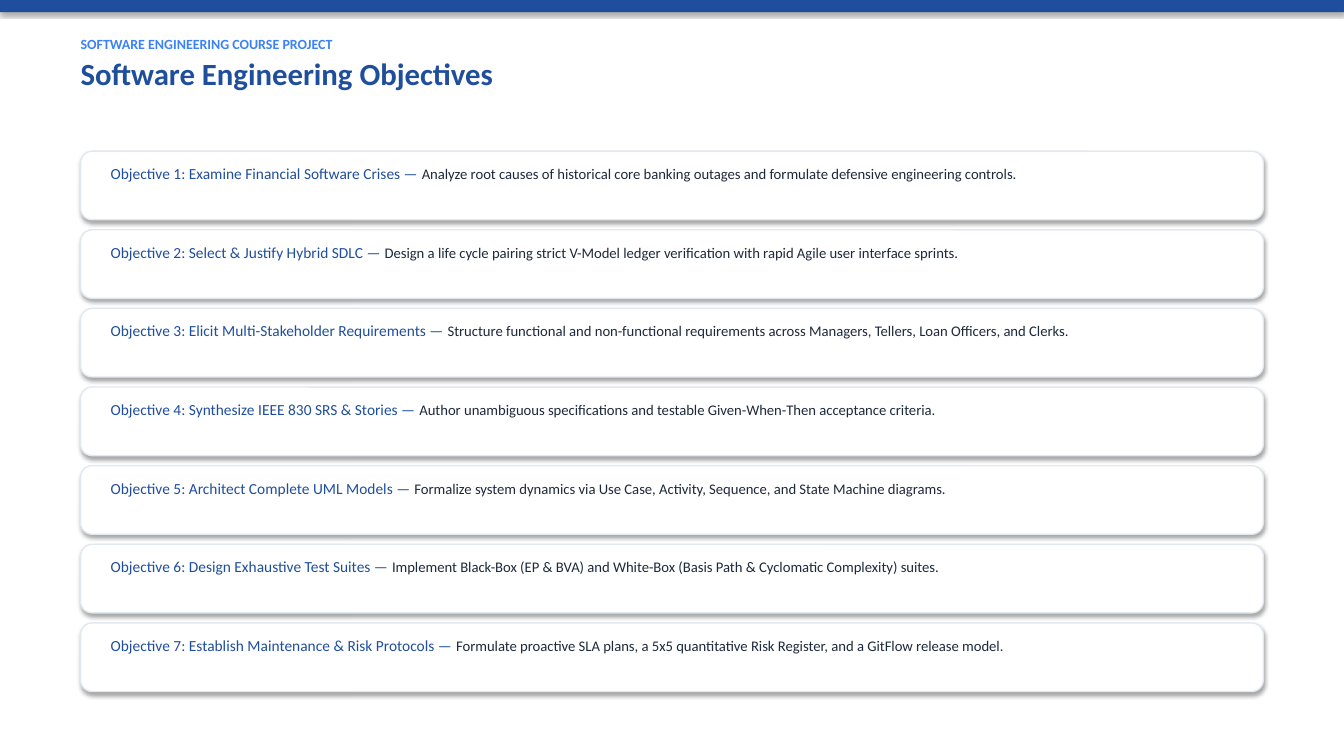
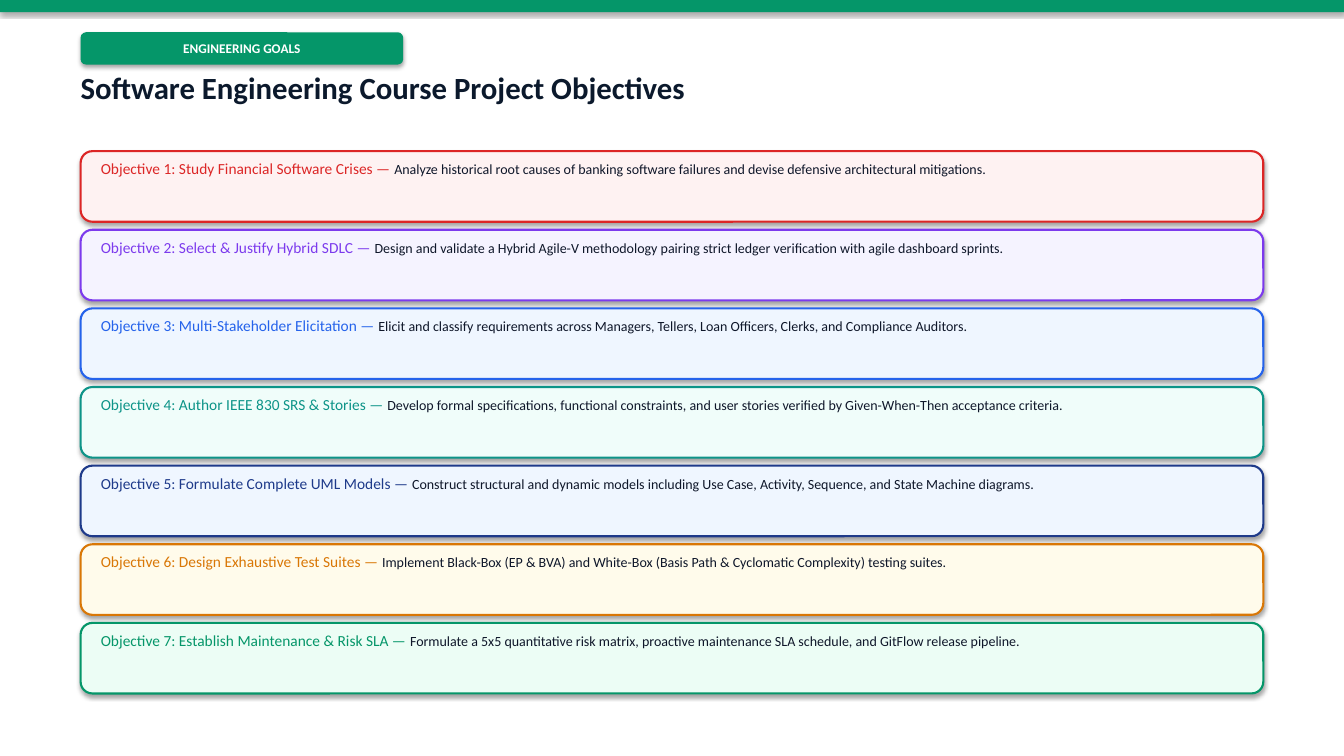
Before and after one commit to shreyasghatekar1-prog/Database-Management-System-Course-Project, a slide deck: slide 5 of Bank_Management_System_Software_Engineering_Presentation.pptx. Drawn at 1344x756 pixels with LibreOffice and Linux fonts; fonts in the diff are those of the drawing. Boxes give left, top, right and bottom in pixels: in the first picture for what was removed or moved away, otherwise in the second. Text is boxed around its words. In the diff, an @@ line names an element or a change of style, - is before the commit and + after.

```diff
--- a/Bank_Management_System_Software_Engineering_Presentation.pptx
+++ b/Bank_Management_System_Software_Engineering_Presentation.pptx
@@ rectangle at bbox=[0, 0, 1344, 12]: fill #1F4E9C to #059669 @@
@@ rounded rectangle added at bbox=[81, 32, 403, 65], fill #059669, 9.5 pt, text #FFFFFF, bold @@
+ENGINEERING GOALS
@@ text at bbox=[81, 77, 685, 105]: text changed; size 10 to 22 pt; text colour #3B82F6 to #0B192C @@
-SOFTWARE ENGINEERING COURSE PROJECT
-Software Engineering Objectives
+Software Engineering Course Project Objectives
@@ rounded rectangle at bbox=[81, 151, 1263, 222]: fill #FFFFFF to #FEF2F2; outline #E2E8F0 1 pt to #DC2626 1.5 pt @@
@@ text at bbox=[101, 163, 985, 177]: text changed; size 10.5 to 10 pt; text colour #1E293B to #0F172A @@
-Objective 1: Examine Financial Software Crises — Analyze root causes of historical core banking outages and formulate defensive engineering controls.
+Objective 1: Study Financial Software Crises — Analyze historical root causes of banking software failures and devise defensive architectural mitigations.
@@ rounded rectangle at bbox=[81, 230, 1263, 300]: fill #FFFFFF to #F5F3FF; outline #E2E8F0 1 pt to #7C3AED 1.5 pt @@
@@ text at bbox=[101, 242, 1003, 256]: text changed; size 10.5 to 10 pt; text colour #1E293B to #0F172A @@
-Objective 2: Select & Justify Hybrid SDLC — Design a life cycle pairing strict V-Model ledger verification with rapid Agile user interface sprints.
+Objective 2: Select & Justify Hybrid SDLC — Design and validate a Hybrid Agile-V methodology pairing strict ledger verification with agile dashboard sprints.
@@ rounded rectangle at bbox=[81, 309, 1263, 379]: fill #FFFFFF to #EFF6FF; outline #E2E8F0 1 pt to #2563EB 1.5 pt @@
@@ text at bbox=[101, 320, 967, 334]: text changed; size 10.5 to 10 pt; text colour #1E293B to #0F172A @@
-Objective 3: Elicit Multi-Stakeholder Requirements — Structure functional and non-functional requirements across Managers, Tellers, Loan Officers, and Clerks.
+Objective 3: Multi-Stakeholder Elicitation — Elicit and classify requirements across Managers, Tellers, Loan Officers, Clerks, and Compliance Auditors.
@@ rounded rectangle at bbox=[81, 387, 1263, 458]: fill #FFFFFF to #F0FDFA; outline #E2E8F0 1 pt to #0D9488 1.5 pt @@
@@ text at bbox=[101, 399, 1063, 413]: text changed; size 10.5 to 10 pt; text colour #1E293B to #0F172A @@
-Objective 4: Synthesize IEEE 830 SRS & Stories — Author unambiguous specifications and testable Given-When-Then acceptance criteria.
+Objective 4: Author IEEE 830 SRS & Stories — Develop formal specifications, functional constraints, and user stories verified by Given-When-Then acceptance criteria.
@@ rounded rectangle at bbox=[81, 466, 1263, 536]: fill #FFFFFF to #EFF6FF; outline #E2E8F0 1 pt to #1E3A8A 1.5 pt @@
@@ text at bbox=[101, 478, 1034, 492]: text changed; size 10.5 to 10 pt; text colour #1E293B to #0F172A @@
-Objective 5: Architect Complete UML Models — Formalize system dynamics via Use Case, Activity, Sequence, and State Machine diagrams.
+Objective 5: Formulate Complete UML Models — Construct structural and dynamic models including Use Case, Activity, Sequence, and State Machine diagrams.
@@ rounded rectangle at bbox=[81, 544, 1263, 615]: fill #FFFFFF to #FFFBEB; outline #E2E8F0 1 pt to #D97706 1.5 pt @@
@@ text at bbox=[101, 556, 946, 570]: text changed; size 10.5 to 10 pt; text colour #1E293B to #0F172A @@
-Objective 6: Design Exhaustive Test Suites — Implement Black-Box (EP & BVA) and White-Box (Basis Path & Cyclomatic Complexity) suites.
+Objective 6: Design Exhaustive Test Suites — Implement Black-Box (EP & BVA) and White-Box (Basis Path & Cyclomatic Complexity) testing suites.
@@ rounded rectangle at bbox=[81, 623, 1263, 694]: fill #FFFFFF to #ECFDF5; outline #E2E8F0 1 pt to #059669 1.5 pt @@
@@ text at bbox=[101, 635, 1020, 649]: text changed; size 10.5 to 10 pt; text colour #1E293B to #0F172A @@
-Objective 7: Establish Maintenance & Risk Protocols — Formulate proactive SLA plans, a 5x5 quantitative Risk Register, and a GitFlow release model.
+Objective 7: Establish Maintenance & Risk SLA — Formulate a 5x5 quantitative risk matrix, proactive maintenance SLA schedule, and GitFlow release pipeline.
```
Also in this commit, not shown: 26 other slides changed, 2 slides added, 2 slides removed, 1 other file.
